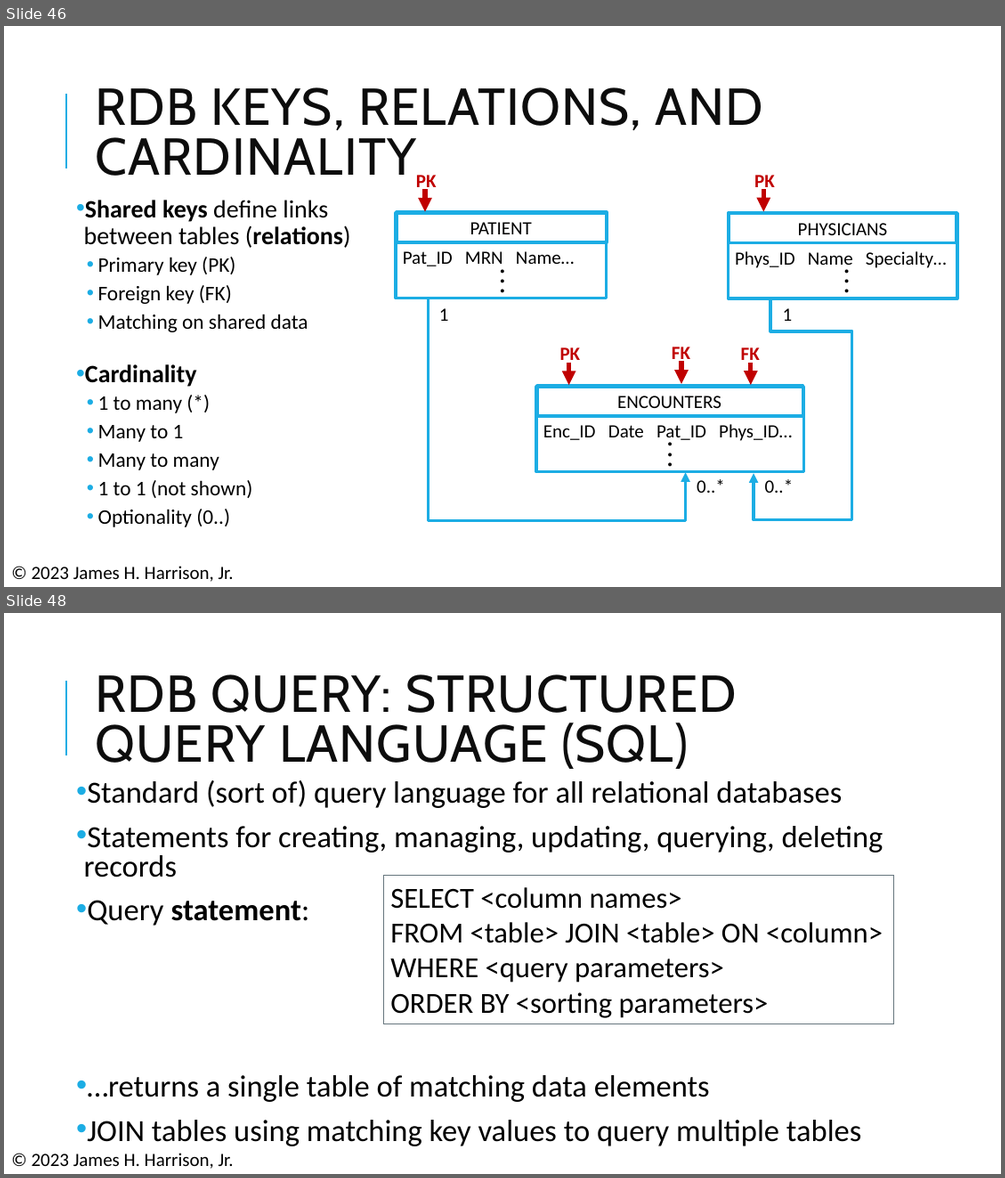
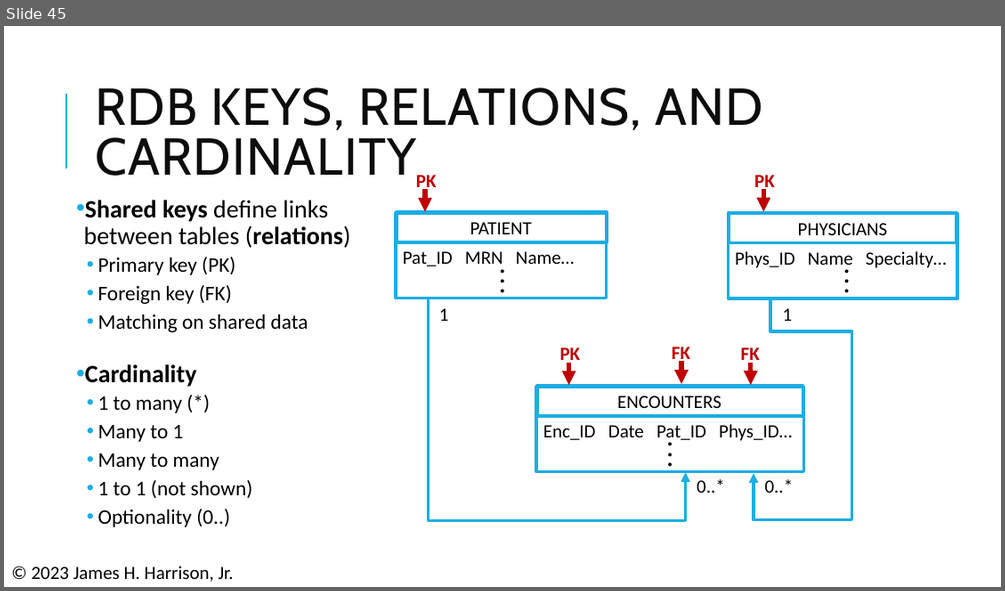
Before and after one commit to pcmathias/MSACL-data-literacy, a slide deck: updates_2026/presentations/Module 1 Slides.pptx. Shown one above the other, each under a label of ours: slides 46 and 48 before the commit, slide 45 after it; the slides between them are not shown. The pictures are 1005x1178 and 1005x591 pixels, drawn with LibreOffice and Linux fonts; fonts in the diff are those of the drawing. Boxes give left, top, right and bottom in pixels: in the first picture for what was removed or moved away, otherwise in the second. Text is boxed around its words. In the diff, an @@ line names an element or a change of style, - is before the commit and + after.

```diff
--- a/updates_2026/presentations/Module 1 Slides.pptx
+++ b/updates_2026/presentations/Module 1 Slides.pptx
@@ slide 48 removed at (4, 613, 1001, 1174), background #FFFFFF; not listed: 1 template element that a slide beside it also shows @@
@@ title removed at (95, 674, 736, 769) @@
-RDB QUERY: STRUCTURED QUERY LANGUAGE (SQL)
@@ text removed at (84, 780, 883, 1146) @@
-• Standard (sort of) query language for all relational databases
-• Statements for creating, managing, updating, querying, deleting records
-• Query statement:
-• …returns a single table of matching data elements
-• JOIN tables using matching key values to query multiple tables
@@ rectangle removed at (383, 876, 894, 1024) @@
-SELECT <column names>
-FROM <table> JOIN <table> ON <column>
-WHERE <query parameters>
-ORDER BY <sorting parameters>
@@ text removed at (32, 1152, 234, 1168) @@
-© 2023 James H. Harrison, Jr.
@@ what was slide 46 is now slide 45 @@
```
Also in this commit, not shown: 2 other slides removed.
